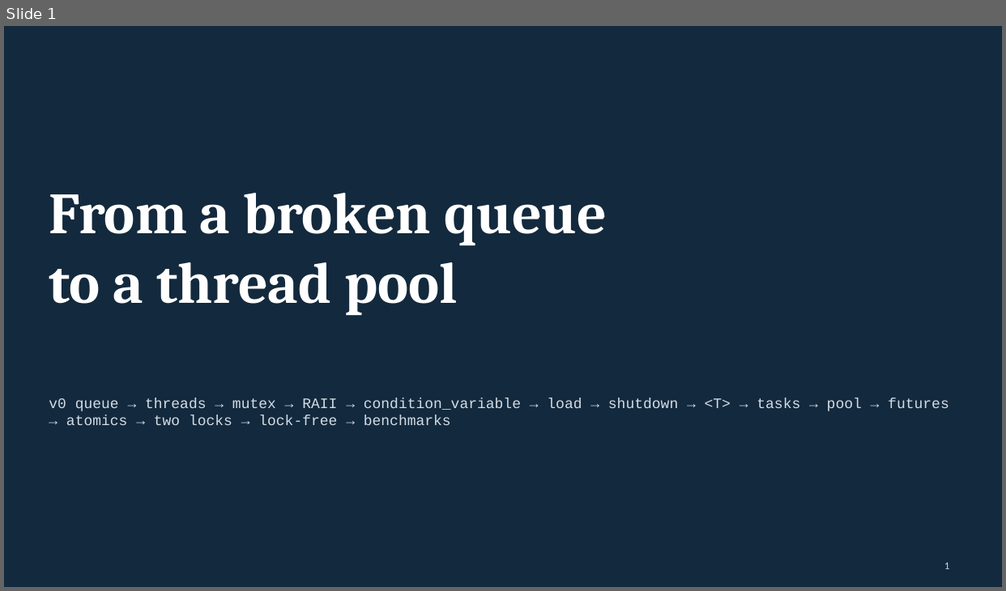
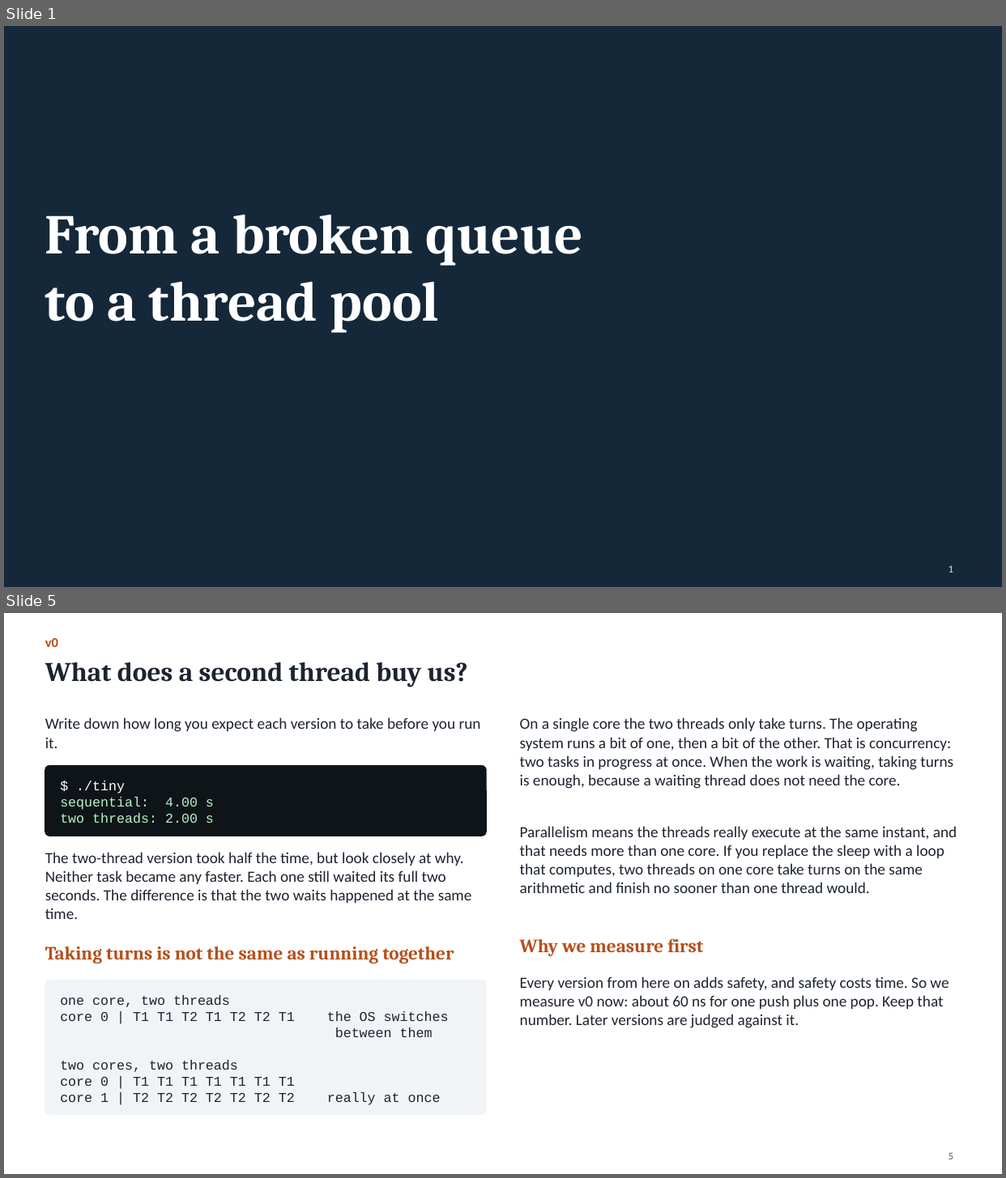
Before and after one commit to Kumarutkarsh9470/Project, a slide deck: Queue_Course.pptx. Shown one above the other, each under a label of ours: slide 1 before the commit, slides 1 and 5 after it; the slides between them are not shown. The pictures are 1006x591 and 1006x1178 pixels, drawn with LibreOffice and Linux fonts; fonts in the diff are those of the drawing. Boxes give left, top, right and bottom in pixels: in the first picture for what was removed or moved away, otherwise in the second. Text is boxed around its words. In the diff, an @@ line names an element or a change of style, - is before the commit and + after.

```diff
--- a/Queue_Course.pptx
+++ b/Queue_Course.pptx
@@ slide 5 added at box(4, 613, 1002, 1174), background #FFFFFF @@
@@ text added at box(45, 638, 58, 647), 13 pt, text #B4501A, bold @@
+v0
@@ title added at box(45, 662, 468, 687), 26 pt, text #1C2430, bold @@
+What does a second thread buy us?
@@ text added at box(45, 717, 481, 748), 15 pt, text #1C2430 @@
+Write down how long you expect each version to take before you run it.
@@ text added at box(520, 717, 953, 789), 15 pt, text #1C2430 @@
+On a single core the two threads only take turns. The operating system runs a bit of one, then a bit of the other. That is concurrency: two tasks in progress at once. When the work is waiting, taking turns is enough, because a waiting thread does not need the core.
@@ rounded rectangle added at box(45, 766, 486, 836), fill #0F1419, outline #0F1419 1 pt @@
@@ text added at box(60, 781, 214, 824), 13 pt, text #B9F2C8 @@
+$ ./tiny
+sequential: 4.00 s
+two threads: 2.00 s
@@ text added at box(520, 826, 957, 893), 15 pt, text #1C2430 @@
+Parallelism means the threads really execute at the same instant, and that needs more than one core. If you replace the sleep with a loop that computes, two threads on one core take turns on the same arithmetic and finish no sooner than one thread would.
@@ text added at box(45, 852, 472, 919), 15 pt, text #1C2430 @@
+The two-thread version took half the time, but look closely at why. Neither task became any faster. Each one still waited its full two seconds. The difference is that the two waits happened at the same time.
@@ text added at box(45, 947, 454, 964), 18 pt, text #B4501A, bold @@
+Taking turns is not the same as running together
@@ text added at box(520, 939, 703, 956), 18 pt, text #B4501A, bold @@
+Why we measure first
@@ text added at box(520, 977, 948, 1029), 15 pt, text #1C2430 @@
+Every version from here on adds safety, and safety costs time. So we measure v0 now: about 60 ns for one push plus one pop. Keep that number. Later versions are judged against it.
@@ rounded rectangle added at box(45, 981, 486, 1114), fill #F1F4F7, outline #F1F4F7 1 pt @@
@@ text added at box(60, 995, 441, 1105), 13 pt, text #1C2430 @@
+one core, two threads
+core 0 | T1 T1 T2 T1 T2 T2 T1 the OS switches
+between them
+two cores, two threads
+core 0 | T1 T1 T1 T1 T1 T1 T1
+core 1 | T2 T2 T2 T2 T2 T2 T2 really at once
@@ page number added at box(948, 1153, 953, 1160), 10 pt, text #55606C @@
+5
@@ slide 1 changed as well @@
@@ background #13293D to #14283A @@
@@ text "From a broken queue": place and size @@
-text "From a broken queue" at box(49, 193, 607, 315)
+text "From a broken queue" at box(45, 214, 583, 333)
@@ text "From a broken queue" at box(45, 214, 583, 333): size 56 to 54 pt @@
@@ text removed at box(49, 398, 949, 425) @@
-v0 queue → threads → mutex → RAII → condition_variable → load → shutdown → <T> → tasks → pool → futures → atomics → two locks → lock-free → benchmarks
@@ page number at box(948, 565, 953, 573): text colour #D3DCE5 to #D5DEE7 @@
```
Also in this commit, not shown: 10 other slides changed, 62 other slides added, 80 slides removed, 10 other files.
